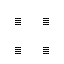
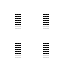
The second (64, 64) image is a revision of the first. Changes to its layers:
removed layer "Layer 2" over [16, 26, 48, 46]
removed layer "Layer 1" over [15, 26, 49, 46]
added layer "Layer 2 copy 2" (15%) above "Layer 2 copy" over [15, 26, 49, 58]
added layer "Layer 2 copy" above "Layer 0" over [15, 14, 49, 46]
